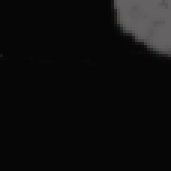
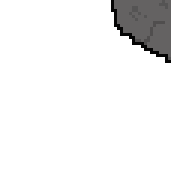
Before/after of a 171x171 layered artwork. What changed in the layer stack:
hid "Layer 1", painted on it over [0, 0, 171, 171]
added layer "Layer 2" over [111, 0, 171, 63]
